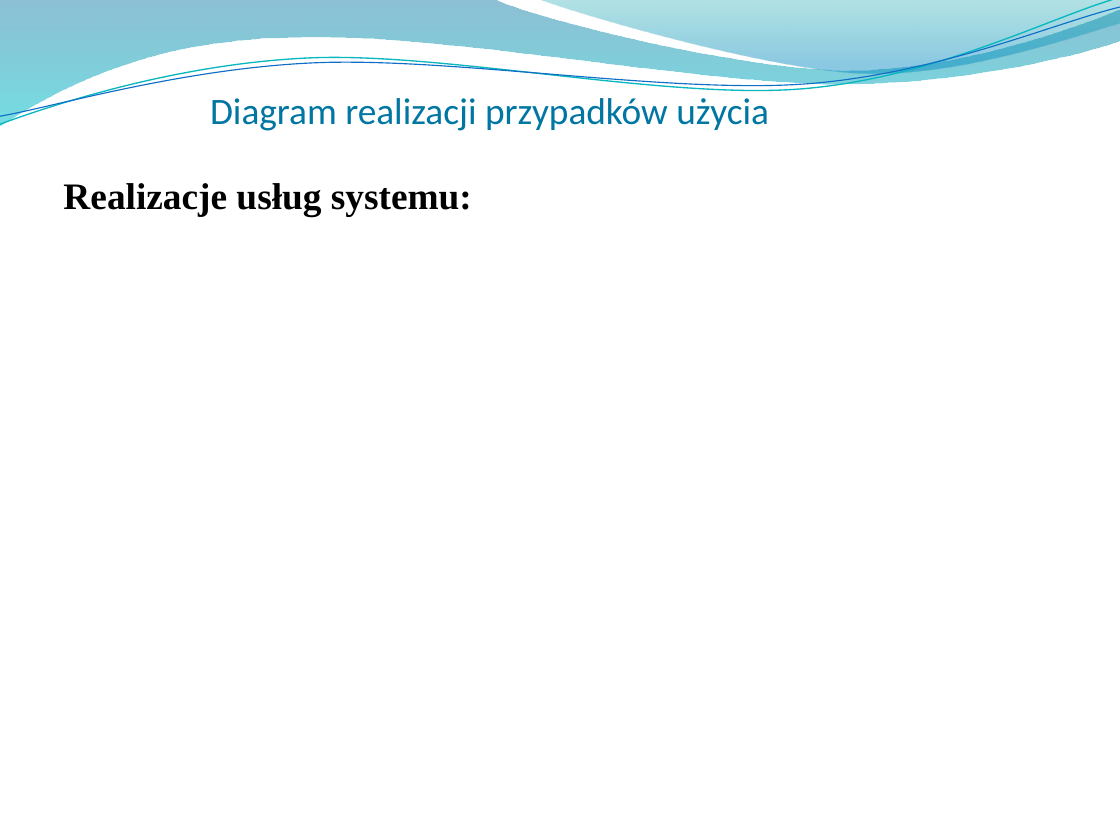
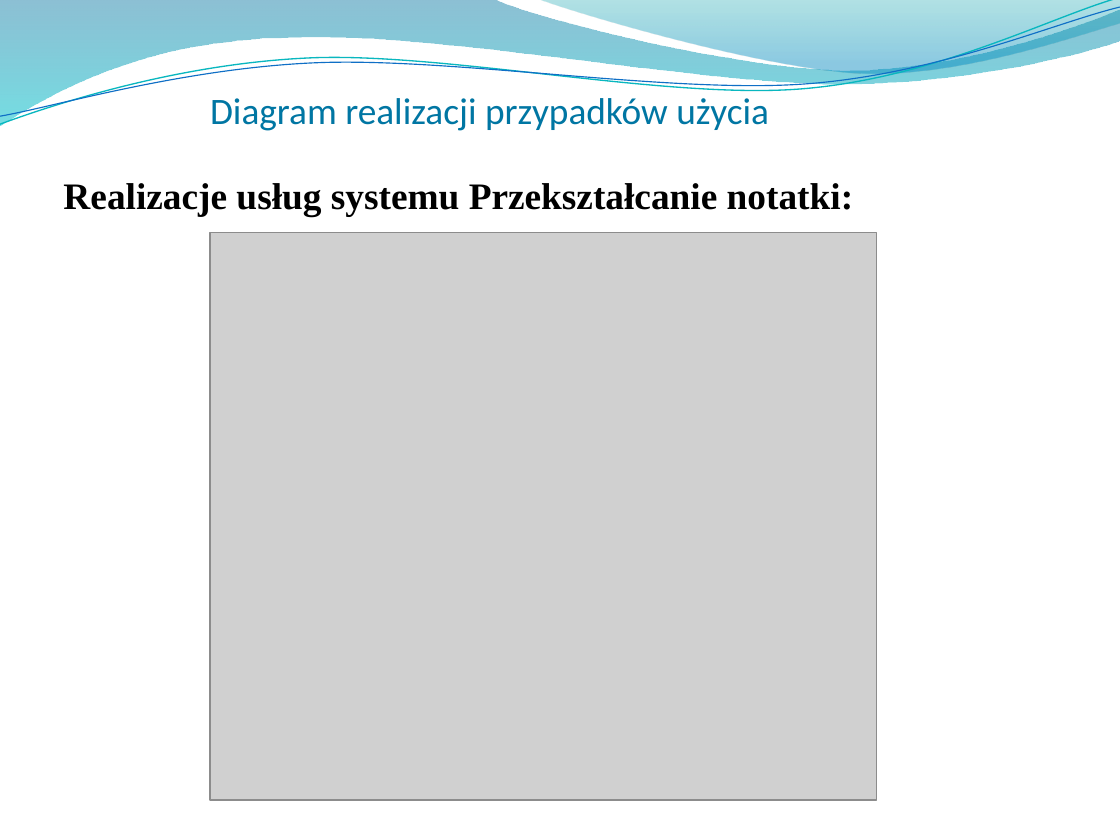
Before and after one commit to Manomenu/okno-mpsi-2026, a slide deck: slide 18 of Przeglad_koncowy_notes_ai.pptx (slide 19 before the commit). Drawn at 1120x840 pixels with LibreOffice and Linux fonts; fonts in the diff are those of the drawing; grey boxes stand for pictures; background and template pictures are left out. Boxes give left, top, right and bottom in pixels: in the first picture for what was removed or moved away, otherwise in the second. Text is boxed around its words. In the diff, an @@ line names an element or a change of style, - is before the commit and + after.

```diff
--- a/Przeglad_koncowy_notes_ai.pptx
+++ b/Przeglad_koncowy_notes_ai.pptx
@@ text at box(63, 183, 854, 216): text changed @@
-Realizacje usług systemu:
+Realizacje usług systemu Przekształcanie notatki:
@@ picture added at box(211, 233, 877, 800) @@
```
Also in this commit, not shown: 15 other slides changed, 23 slides added, 1 slide removed.
